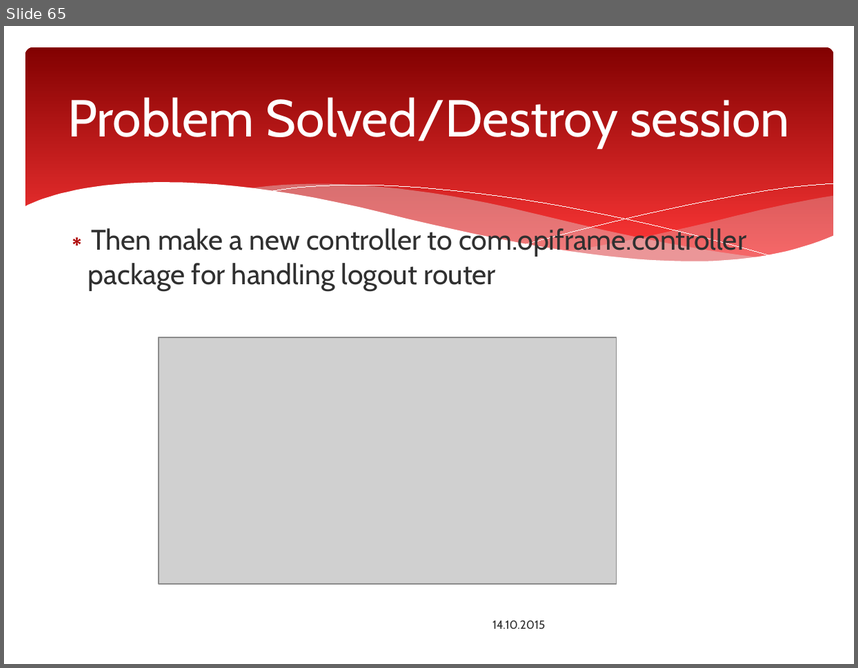
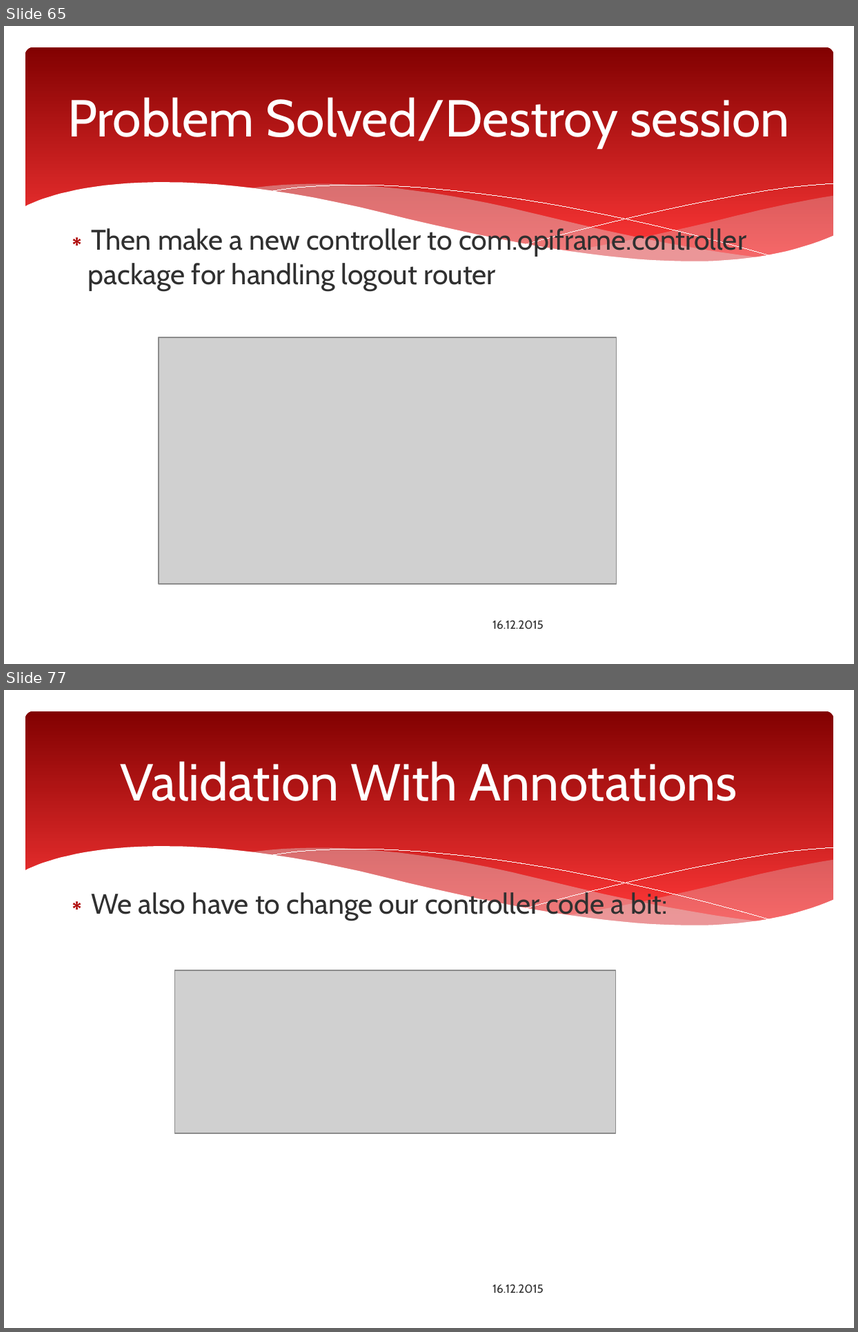
Before and after one commit to ttakkula/javaee-spring-maven, a slide deck: SpringMVC/Spring_Web_MVC_Framework.pptx. Shown one above the other, each under a label of ours: slide 65 before the commit, slides 65 and 77 after it; the slides between them are not shown. The pictures are 858x668 and 858x1332 pixels, drawn with LibreOffice and Linux fonts; fonts in the diff are those of the drawing; grey boxes stand for pictures; background and template pictures are left out. Boxes give left, top, right and bottom in pixels: in the first picture for what was removed or moved away, otherwise in the second. Text is boxed around its words. In the diff, an @@ line names an element or a change of style, - is before the commit and + after.

```diff
--- a/SpringMVC/Spring_Web_MVC_Framework.pptx
+++ b/SpringMVC/Spring_Web_MVC_Framework.pptx
@@ slide 77 added at [4,690,854,1328], background #FFFFFF; not listed: 6 template elements that a slide beside it also shows @@
@@ title added at [120,761,737,801], 44 pt, text #FFFFFF @@
+Validation With Annotations
@@ text added at [91,890,668,920], 24 pt, text #303030 @@
+∗ We also have to change our controller code a bit:
@@ picture added at [175,969,616,1133] @@
@@ text added at [493,1284,544,1292], 10 pt, text #303030 @@
+16.12.2015
@@ slide 65 changed as well @@
@@ text at [493,620,544,628]: text changed @@
-14.10.2015
+16.12.2015
```
Also in this commit, not shown: 69 other slides changed, 29 other slides added, 1 slide removed.
